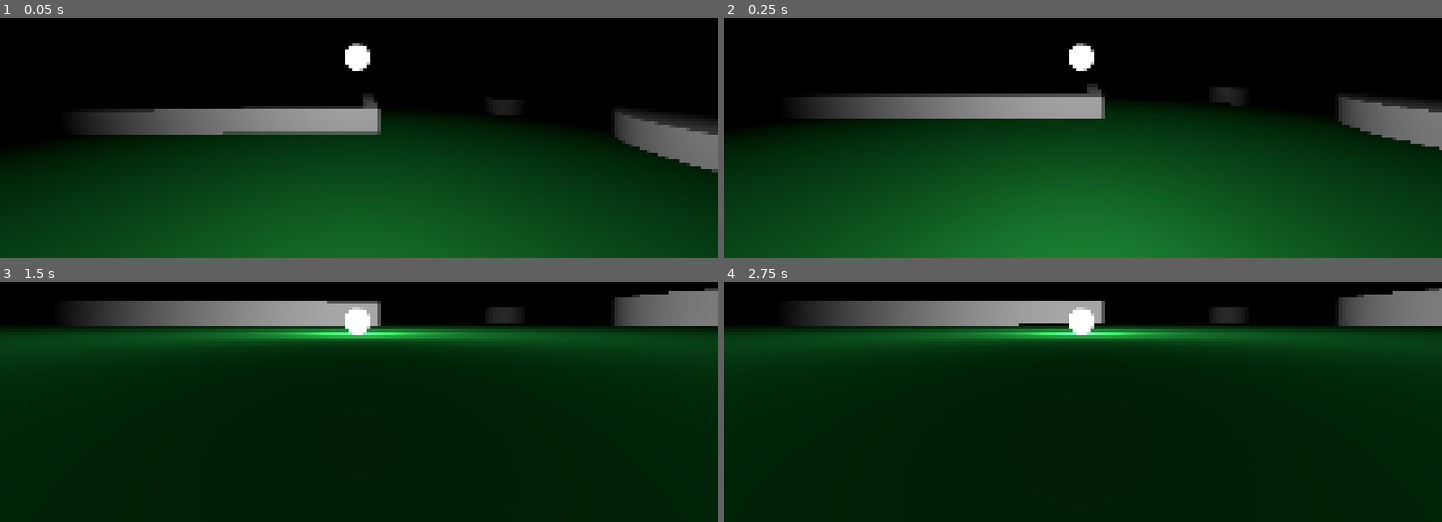
Above: before the commit, frames 1-4 (two rows, left to right).
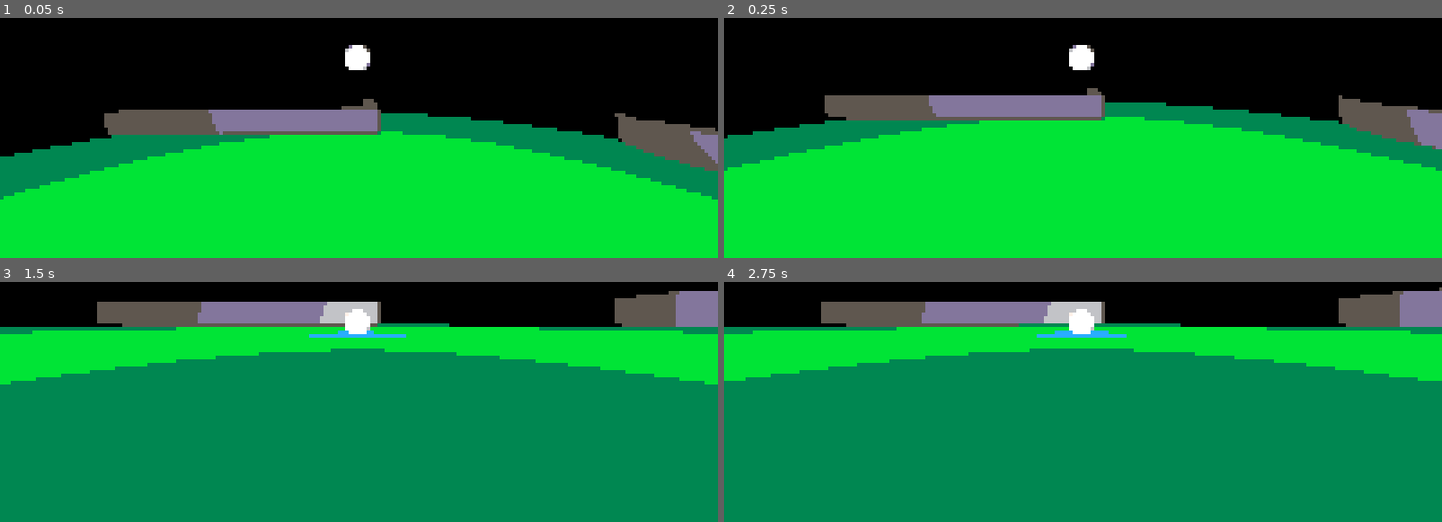
Above: after the commit, the same moments.

Repository: dhuddleston/BigModeGameJam2025
Game: Godot game, scene res://Scenes/ball_test_scene.tscn
Two runs of this game, one before a commit and one after it. Both use one fixed random seed, a clock stepped at 60 frames per second and the inputs below.
Inputs (mouse positions are in pixels of both pictures, inside the frame that each line leads up to):
- Up to frame 1 (0.05 s): no input
- Up to frame 2 (0.25 s): no input
- Up to frame 3 (1.5 s): tap Enter at 0.5 s; move the mouse to (394, 318) at 0.52 s; click (394, 318) at 0.67 s; tap Space at 0.77 s; move the mouse to (323, 322) at 1.27 s; click (323, 322) at 1.42 s
- Up to frame 4 (2.75 s): tap Space at 1.52, 2 s; move the mouse to (1097, 313) at 2.02 s; click (1097, 313) at 2.17 s

The runs differ from the first frame. In frame 1, 56% of the frame differs, in the area x 0-100%, y 10-100%; in frame 2, 63%; in frame 3, 87%; in frame 4, 87%, in the area x 0-100%, y 2-100%.

Commit message:
Add postprocessing shaders

Diff:
--- a/Scenes/ball_test_scene.tscn
+++ b/Scenes/ball_test_scene.tscn
@@ -1,8 +1,9 @@
-[gd_scene load_steps=19 format=3 uid="uid://cc2qtlonu3kjy"]
+[gd_scene load_steps=20 format=3 uid="uid://cc2qtlonu3kjy"]
 
 [ext_resource type="Script" path="res://Scripts/player_controller.gd" id="1_b3j7p"]
 [ext_resource type="PhysicsMaterial" uid="uid://cfru8dkauad3i" path="res://PhysMats/ground_standard.tres" id="2_ru4nu"]
 [ext_resource type="Material" uid="uid://brk32xxt11xlq" path="res://Shaders/pixelate.tres" id="3_job2l"]
+[ext_resource type="Material" uid="uid://dhx4ofxlsc56i" path="res://Shaders/quantize.tres" id="4_ne0pl"]
 
 [sub_resource type="PhysicsMaterial" id="PhysicsMaterial_gpcva"]
 friction = 0.2
@@ -43,7 +44,7 @@
 [sub_resource type="PlaneMesh" id="PlaneMesh_jcsg1"]
 
 [sub_resource type="StandardMaterial3D" id="StandardMaterial3D_5qy6h"]
-albedo_color = Color(0.048, 0.24, 0.0896, 1)
+albedo_color = Color(0, 0.894118, 0.211765, 1)
 metallic_specular = 0.0
 
 [node name="BallTestScene" type="Node3D"]
@@ -277,10 +278,19 @@
 
 [node name="CanvasLayer" type="CanvasLayer" parent="."]
 
-[node name="ColorRect" type="ColorRect" parent="CanvasLayer"]
+[node name="Pixelate" type="ColorRect" parent="CanvasLayer"]
+visible = false
 material = ExtResource("3_job2l")
 anchors_preset = 15
 anchor_right = 1.0
 anchor_bottom = 1.0
 grow_horizontal = 2
 grow_vertical = 2
+
+[node name="Quantize" type="ColorRect" parent="CanvasLayer"]
+material = ExtResource("4_ne0pl")
+anchors_preset = 15
+anchor_right = 1.0
+anchor_bottom = 1.0
+grow_horizontal = 2
+grow_vertical = 2
--- a/Shaders/pixelate.gdshader
+++ b/Shaders/pixelate.gdshader
@@ -1,12 +1,15 @@
 shader_type canvas_item;
 
 uniform vec2 size = vec2(128.0, 112.0);
+uniform float subdivide;
 // If you intend to read from mipmaps with `textureLod()` LOD values greater than `0.0`,
 // use `filter_nearest_mipmap` instead. This shader doesn't require it.
 uniform sampler2D screen_texture : hint_screen_texture, repeat_disable, filter_nearest;
 
 void fragment() {
-        vec2 norm_size = size * SCREEN_PIXEL_SIZE * 0.125;
+		//vec2 resolution = textureSize(screen_texture);
+        //vec2 norm_size = 1.0 / SCREEN_PIXEL_SIZE / subdivide;
+		vec2 norm_size = SCREEN_PIXEL_SIZE * subdivide;
         vec2 uv = SCREEN_UV + vec2(norm_size.x, 0.0);
         vec2 center_uv = floor(uv / norm_size) * norm_size;
         COLOR = textureLod(screen_texture, center_uv, 0.0);
--- a/Shaders/pixelate.tres
+++ b/Shaders/pixelate.tres
@@ -5,3 +5,4 @@
 [resource]
 shader = ExtResource("1_5rkq5")
 shader_parameter/size = Vector2(32, 28)
+shader_parameter/subdivide = 8.0
--- /dev/null
+++ b/Shaders/quantize.gdshader
@@ -0,0 +1,32 @@
+shader_type canvas_item;
+
+uniform vec3[16] pallate : source_color;
+uniform float subdivide;
+uniform sampler2D SCREEN_TEXTURE : hint_screen_texture, filter_linear_mipmap_anisotropic;
+
+
+void fragment() {
+	vec2 norm_size = SCREEN_PIXEL_SIZE * subdivide;
+    vec2 uv = SCREEN_UV + vec2(norm_size.x, 0.0);
+    vec2 center_uv = floor(uv / norm_size) * norm_size;
+    vec4 avg = textureLod(SCREEN_TEXTURE, center_uv, 0.0);
+	vec3 color_mix = avg.rgb;
+
+	// Initialize the closest color and its distance to a very high value.
+	vec3 closest_color = vec3(0.0);
+	float closest_distance = 1000.0;
+	// Loop through each color in the palette.
+	for (int i = 0; i < pallate.length(); i++) {
+		// Calculate the distance between the current color and the input color.
+		float distance = distance(color_mix, pallate[i]);
+
+		// If this color is closer than the current closest color, update the closest color and its distance.
+		if (distance < closest_distance) {
+			closest_color = pallate[i];
+			closest_distance = distance;
+		}
+	}
+
+	// Set the final color to the closest color in the palette.
+	COLOR = vec4(closest_color.r, closest_color.g, closest_color.b, 1.0);
+}
--- /dev/null
+++ b/Shaders/quantize.tres
@@ -0,0 +1,8 @@
+[gd_resource type="ShaderMaterial" load_steps=2 format=3 uid="uid://dhx4ofxlsc56i"]
+
+[ext_resource type="Shader" path="res://Shaders/quantize.gdshader" id="1_ho3i3"]
+
+[resource]
+shader = ExtResource("1_ho3i3")
+shader_parameter/pallate = PackedColorArray(0, 0, 0, 1, 1, 1, 1, 1, 0.760784, 0.764706, 0.780392, 1, 0.372549, 0.341176, 0.309804, 1, 1, 0.945098, 0.909804, 1, 1, 0.8, 0.666667, 1, 1, 0.466667, 0.658824, 1, 0.160784, 0.678431, 1, 1, 0.513726, 0.462745, 0.611765, 1, 0, 0.894118, 0.211765, 1, 0, 0.529412, 0.317647, 1, 1, 0.92549, 0.152941, 1, 1, 0.639216, 0, 1, 1, 0.466667, 0.658824, 1, 1, 0, 0.301961, 1)
+shader_parameter/subdivide = 4.0
